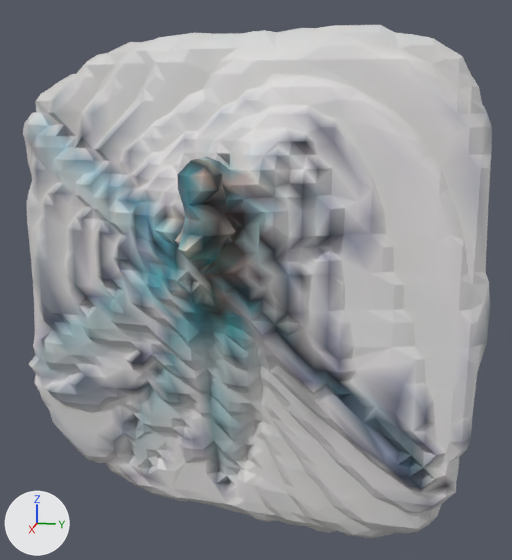
The glTF model web/assets/kits/dragonfly.glb: old version first, new version second.
Camera for both pictures: a 50 mm camera at (0.738, 0.149, 0.433) aimed at (0.12, 0.026, 0.279). Every picture has the same lights, and +X, +Y and +Z are marked at lower left. The picture after the commit comes second. Where no turn or scale is listed for an object, it has been applied to the vertices.

Names of what the first picture shows: 'geometry_0'.
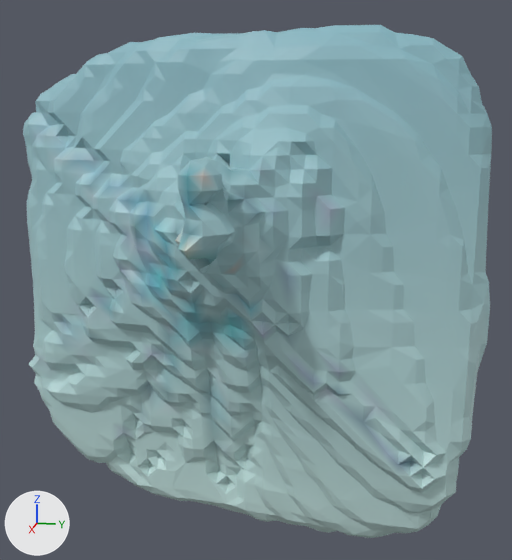
The newer file is also turned or shifted as a whole; pictures and numbers use the older file's frame.

Where the change shows, as pixel boxes [x1, y1, x2, y2] in the pictures (512 x 560 px):
part 1 of me_geometry_0, recoloured (light grey to cyan)
    both: [23, 25, 492, 423]
part 2 of me_geometry_0, recoloured
    both: [29, 311, 481, 538]
part 3 of me_geometry_0, recoloured (grey to cyan)
    both: [24, 113, 490, 477]
part 4 of me_geometry_0, recoloured
    both: [39, 259, 471, 504]

Diff of the bpy script that builds the scene:
```diff
--- a/web/assets/kits/dragonfly.glb.py
+++ b/web/assets/kits/dragonfly.glb.py
@@ me_geometry_0 @@
 me_geometry_0.from_pydata(...)  # 2499 vertices, 5000 faces; spans x 0.03..0.235, y -0.236..0.233, z 0.0..0.5
 # used by ob_geometry_0; location = (0.0, 0.0, 0.0)
+# me_geometry_0 part 1: 1967 faces centred in x 0.05..0.173, y -0.227..0.23, z 0.113..0.498 are repainted in the vertex colours; the middle colour goes from light grey #d1d0cf to cyan #9bc4ca
+# me_geometry_0 part 2: 1258 faces centred in x 0.036..0.143, y -0.231..0.226, z 0.001..0.214 are repainted in the vertex colours; the middle colour goes from light grey #d1d1d1 to pale blue #badad8
+# me_geometry_0 part 3: 1335 faces centred in x 0.032..0.23, y -0.228..0.231, z 0.067..0.462 are repainted in the vertex colours; the middle colour goes from grey #9ba7ab to cyan #a1c7cd
+# me_geometry_0 part 4: 440 faces centred in x 0.033..0.147, y -0.23..0.225, z 0.014..0.29 are repainted in the vertex colours; the middle colour goes from grey #9ea3a6 to pale blue #b6d7d6
 me_geometry_0.materials.append(mat_defaultmaterial)
```
